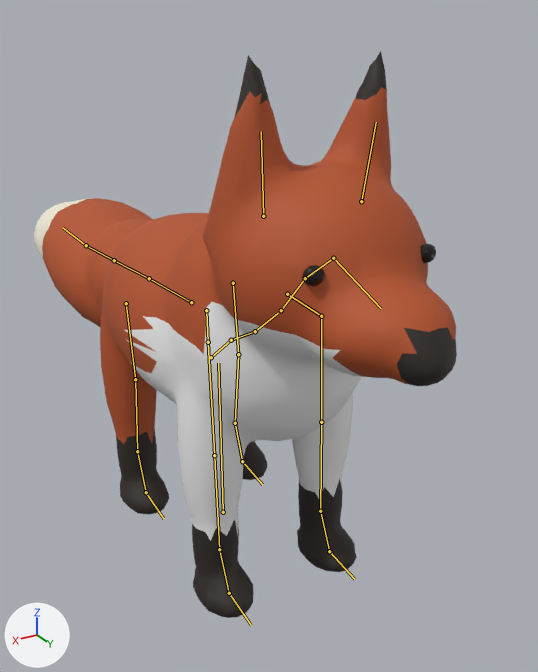
Two versions of the glTF model public/models/fox_reference.glb, one commit apart.
Both versions are drawn from a camera (50 mm lens) standing at (1.77, 3.43, 2.92) and looking at (-0.43, -0.23, 1.09). Arrows for +X, +Y and +Z are at lower left; the lights stay in place. The first picture is the older version. The bones that bend it are drawn over the model as lines.

The first picture shows 'Fox eye', 'Fox eye.001', 'Fox_Reference'.
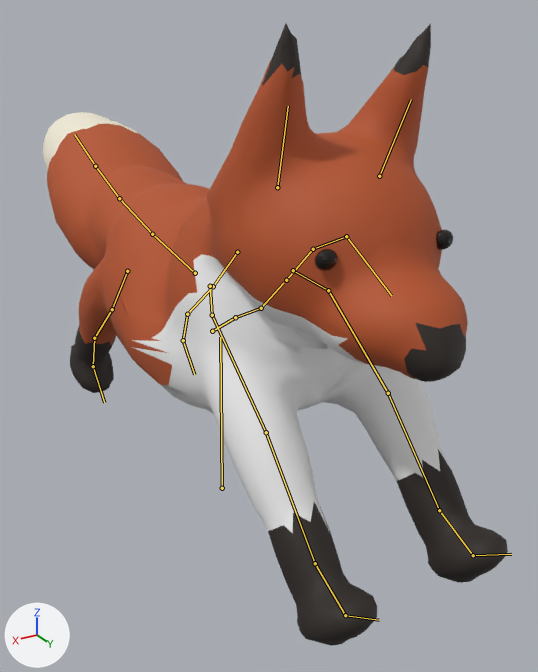
The newer file adds an action. The first version stands in its rest pose; the second is drawn at frame 14 of the action 'run'.

The edits, one by one:
Bone 'root' (bone_root) moves from (0.0, 0.0, 0.0) to (0.0, 0.18, 0.0).
Bone 'root' (bone_root) turns from (0, 0, 0) to (-2, 0, 0) degrees about its own x, y and z.
Bone 'pelvis' (bone_pelvis) turns from (0, 0, 0) to (-4, 0, 0) degrees about its own x, y and z.
Bone 'hind_upper.L' (bone_hind_upper_l) turns from (0, 0, 0) to (-48, 0, 0) degrees about its own x, y and z.
Bone 'hind_lower.L' (bone_hind_lower_l) turns from (0, 0, 0) to (10, 0, 0) degrees about its own x, y and z.
Bone 'hind_upper.R' (bone_hind_upper_r) turns from (0, 0, 0) to (-45, 0, 0) degrees about its own x, y and z.
Bone 'hind_lower.R' (bone_hind_lower_r) turns from (0, 0, 0) to (8, 0, 0) degrees about its own x, y and z.
Bone 'spine_01' (bone_spine_01) turns from (0, 0, 0) to (5, 0, 0) degrees about its own x, y and z.
Bone 'chest' (bone_chest) turns from (0, 0, 0) to (5, 0, 0) degrees about its own x, y and z.
Bone 'neck_01' (bone_neck_01) turns from (0, 0, 0) to (-8, 0, 0) degrees about its own x, y and z.
Bone 'neck_02' (bone_neck_02) turns from (0, 0, 0) to (-6, 0, 0) degrees about its own x, y and z.
Bone 'head' (bone_head) turns from (0, 0, 0) to (3, 0, -1) degrees about its own x, y and z.
Bone 'ear.L' (bone_ear_l) turns from (0, 0, 0) to (-8, 0, 0) degrees about its own x, y and z.
Bone 'ear.R' (bone_ear_r) turns from (0, 0, 0) to (-8, 0, 0) degrees about its own x, y and z.
Bone 'fore_upper.L' (bone_fore_upper_l) turns from (0, 0, 0) to (48, 0, 0) degrees about its own x, y and z.
Bone 'fore_lower.L' (bone_fore_lower_l) turns from (0, 0, 0) to (-10, 0, 0) degrees about its own x, y and z.
Bone 'fore_upper.R' (bone_fore_upper_r) turns from (0, 0, 0) to (45, 0, 0) degrees about its own x, y and z.
Bone 'fore_lower.R' (bone_fore_lower_r) turns from (0, 0, 0) to (-8, 0, 0) degrees about its own x, y and z.
Bone 'tail_01' (bone_tail_01) turns from (0, 0, 0) to (-4, 0, 1) degrees about its own x, y and z.
Bone 'tail_02' (bone_tail_02) turns from (0, 0, 0) to (-3, 0, 2) degrees about its own x, y and z.
Bone 'tail_03' (bone_tail_03) turns from (0, 0, 0) to (-2, 0, 2) degrees about its own x, y and z.

Location of each change, [x1, y1, x2, y2] in pixels of the pictures (538 x 672 px):
'Fox_Reference', posed (10% wider, 10% taller): before [34, 51, 457, 618]; after [43, 23, 508, 646]
'Fox eye', posed (12% wider): before [421, 244, 436, 263]; after [436, 230, 453, 250]
bone 'root', root to tip: before (223, 512) to (218, 363); after (222, 488) to (220, 337)
bone 'pelvis', root to tip: before (211, 357) to (231, 340); after (212, 331) to (235, 317)
bone 'hind_upper.L', root to tip: before (233, 283) to (238, 354); after (237, 252) to (213, 286)
bone 'hind_lower.L', root to tip: before (238, 354) to (235, 423); after (213, 286) to (187, 314)
bone 'hind_upper.R', root to tip: before (126, 303) to (135, 379); after (127, 271) to (112, 309)
bone 'hind_lower.R', root to tip: before (135, 379) to (137, 451); after (112, 309) to (94, 338)
bone 'spine_01', root to tip: before (231, 340) to (255, 331); after (235, 317) to (261, 308)
bone 'chest', root to tip: before (255, 331) to (278, 313); after (261, 308) to (283, 283)
bone 'neck_01', root to tip: before (281, 310) to (305, 278); after (286, 280) to (313, 249)
bone 'neck_02', root to tip: before (305, 278) to (333, 258); after (313, 249) to (346, 236)
bone 'head', root to tip: before (333, 258) to (381, 308); after (346, 236) to (391, 295)
bone 'ear.L', root to tip: before (361, 201) to (376, 122); after (379, 176) to (411, 99)
bone 'ear.R', root to tip: before (263, 216) to (261, 131); after (277, 187) to (288, 106)
bone 'fore_upper.L', root to tip: before (321, 316) to (321, 422); after (328, 290) to (388, 393)
bone 'fore_lower.L', root to tip: before (321, 422) to (320, 511); after (388, 393) to (439, 510)
bone 'fore_upper.R', root to tip: before (208, 342) to (214, 455); after (212, 315) to (266, 432)
bone 'fore_lower.R', root to tip: before (214, 455) to (219, 549); after (266, 432) to (315, 563)
bone 'tail_01', root to tip: before (191, 302) to (149, 278); after (195, 273) to (152, 234)
bone 'tail_02', root to tip: before (149, 278) to (114, 260); after (152, 234) to (119, 198)
bone 'tail_03', root to tip: before (114, 260) to (86, 245); after (119, 198) to (95, 166)
